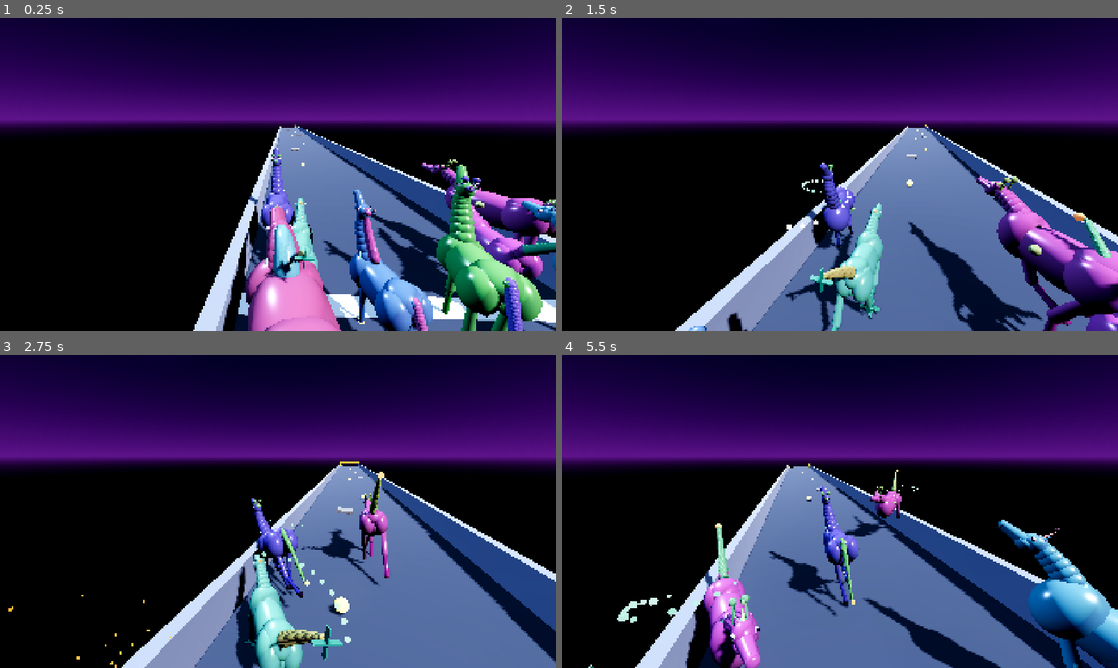
Above: before the commit, frames 1-4 (two rows, left to right).
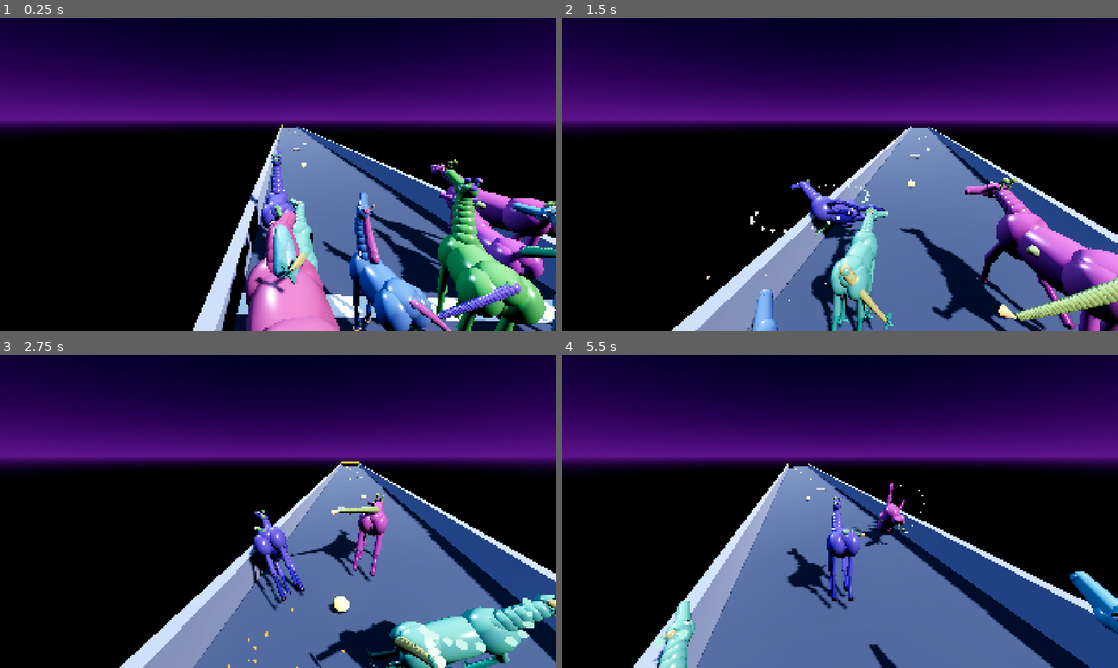
Above: after the commit, the same moments.

Repository: emilyvsemily/SpacePonies
Game: Godot game, scene res://scenes/Main.tscn
The game is run twice, just before and just after one commit, with the same random seed, the same clock (stepped at 60 frames per second) and the same inputs. This scene is started directly instead of the project's main scene.
Inputs:
- Up to frame 1 (0.25 s): no input
- Up to frame 2 (1.5 s): hold D (move_right) 0.53-1.28 s; tap E (ability) at 0.6, 1.35 s; tap Space (jump) at 0.77 s; hold S (move_back) from 1.28 s (still down)
- Up to frame 3 (2.75 s): tap Space (jump) at 1.52 s; release S (move_back) at 2.03 s; hold D (move_right) from 2.03 s (still down); tap E (ability) at 2.1 s
- Up to frame 4 (5.5 s): release D (move_right) at 2.78 s; hold W (move_forward) 2.78-3.53 s; tap E (ability) every 0.75 s from 2.85 to 5.1 s; tap Space (jump) at 3.02, 3.77, 4.52 s; hold A (move_left) 3.53-5.03 s; hold S (move_back) from 5.03 s (still down)

The runs differ from the first frame. In frame 1, 7.3% of the frame differs, in the area x 34-100%, y 34-100%; in frame 2, 11%; in frame 3, 12%; in frame 4, 14%, in the area x 4-100%, y 34-100%.

Commit message:
Ragdoll legs, chaotic multi-axis rolls, swooshier head/tail, 3-7 legs
Legs: the springs were tight enough that legs tracked their gait
target almost exactly, which reads as animation rather than as limbs
dangling in zero g. Loosened them a lot (hip 90/9 -> 26/3, knee
55/5 -> 16/1.8) so they lag, overshoot and keep swinging after the
target stops, and added an idle dangle term that doesn't scale to
zero with speed — a standing pony now drifts instead of locking
rigid.

Barrel rolls: the tumble axis came straight from the collision
normal crossed with velocity, so every hit rolled roughly the same
way. It now blends that with a random axis (and randomizes spin rate
and duration), so hits variously roll along the body, pitch it
end-over-end, or corkscrew across two axes. Mid-tumble the leg
springs go limp on top of that and the legs also splay sideways
instead of staying in the sagittal plane, so they read as genuinely
unattached rather than playing a flail animation.

Head and tail: were posed directly from a sine, so they moved *with*
the body and couldn't swoosh. They now chase a moving target through
their own spring-damper chains, so they lag the body and overshoot,
with much larger amplitudes. Turning throws them sideways — tracked
via per-frame yaw delta — so the tail whips out on corners and
settles after, and a tumble throws both around hard. This matters
most from behind, which is the angle the race camera actually sits
at.

Leg count: was 2/3/4; now usually 4 (~50%), often 3 (~20%), tapering
through 5 and 6 to a rare 7 (~5%). The old hardcoded per-count
layout table couldn't express that, so leg placement is generated:
rows walking front-to-back down the barrel, left/right pairs (odd
counts leave one centered), with phase offsets forming a travelling
wave so a 7-legged pony ripples like a centipede instead of stomping
in unison. Stats follow — extra pairs add handling/stamina and cost
speed, and chaos now scales with how far the count sits from 4.

Verified headless: leg counts build exactly as rolled including 6-
and 7-legged rigs, distribution over 400 rolls matches the intended
weighting, and a two-peer run still produces identical race results
on both clients now that leg_count and body_plan changed the seeded
sequence.

Co-Authored-By: Claude Opus 5 <noreply@anthropic.com>

Diff:
--- a/scripts/pony_controller.gd
+++ b/scripts/pony_controller.gd
@@ -43,15 +43,30 @@
 @export var ability_cooldown: float = 2.5
 @export var ability_recoil_kick: float = 3.0
 
-## Walk-cycle leg rig. Phase offsets are irregular on purpose — these legs
-## are mismatched, they shouldn't step in a clean tripod gait.
+## Walk-cycle leg rig. Springs are deliberately loose and underdamped —
+## these legs are dangling in zero gravity, so they should lag well behind
+## the gait target, overshoot it, and keep drifting after it stops, rather
+## than tracking it crisply. Stiffness/damping are the whole difference
+## between "animated legs" and "ragdoll legs".
 @export var leg_swing_freq: float = 9.0
 @export var leg_swing_amplitude: float = 0.9
 @export var knee_bend_amplitude: float = 1.1
-@export var hip_stiffness: float = 90.0
-@export var hip_damping: float = 9.0
-@export var knee_stiffness: float = 55.0
-@export var knee_damping: float = 5.0
+@export var hip_stiffness: float = 26.0
+@export var hip_damping: float = 3.0
+@export var knee_stiffness: float = 16.0
+@export var knee_damping: float = 1.8
+## Zero-g idle drift, so legs keep floating even at a standstill.
+@export var leg_idle_dangle: float = 0.22
+
+## Head and tail run their own spring-damper chains so they lag and whip
+## behind the body instead of moving with it — the swoosh.
+@export var head_stiffness: float = 34.0
+@export var head_damping: float = 3.4
+@export var tail_stiffness: float = 18.0
+@export var tail_damping: float = 1.9
+@export var tail_swoosh: float = 2.6
+## How hard turning throws the head and tail out sideways.
+@export var turn_whip: float = 7.0
 
 ## Ability-use "roll" kick: a small impulse-driven spring on the whole visual
 ## rig, always relaxing back toward neutral.
@@ -65,8 +80,15 @@
 @export var collision_roll_threshold: float = 3.0
 @export var barrel_roll_duration: float = 1.1
 @export var barrel_roll_spin_speed: float = 14.0
-@export var barrel_roll_flail_amount: float = 1.4
+@export var barrel_roll_flail_amount: float = 2.2
 @export var barrel_roll_retrigger_cooldown: float = 1.2
+## How much of the tumble axis is random rather than derived from the
+## impact. At 0 every hit rolls the same predictable way; higher mixes in
+## pitch and yaw so it tumbles end-over-end or corkscrews too.
+@export var barrel_roll_axis_chaos: float = 0.85
+## Springs go even looser mid-tumble — this is where the legs should look
+## genuinely unattached.
+@export var barrel_roll_limpness: float = 0.35
 
 @onready var visual: Node3D = $Visual
 @onready var camera: Camera3D = $SpringArm3D/Camera3D
@@ -93,6 +115,15 @@
 var _tail: Node3D = null
 var _head_pitch: float = 0.0
 var _tail_sway: float = 0.12
+
+## Spring state for the head/tail chains (angle + angular velocity per axis).
+var _head_angle: Vector3 = Vector3.ZERO
+var _head_vel: Vector3 = Vector3.ZERO
+var _tail_angle: Vector3 = Vector3.ZERO
+var _tail_vel: Vector3 = Vector3.ZERO
+## Yaw delta from the previous frame, used to whip head/tail on turns.
+var _turn_rate: float = 0.0
+var _prev_yaw: float = 0.0
 
 var food_collected: int = 0
 
@@ -304,6 +335,11 @@
 	move_and_slide()
 	_check_collision_roll()
 
+	# Yaw change this frame drives the head/tail whip below.
+	if delta > 0.0:
+		_turn_rate = wrapf(rotation.y - _prev_yaw, -PI, PI) / delta
+	_prev_yaw = rotation.y
+
 	var speed := Vector3(velocity.x, 0.0, velocity.z).length()
 	_update_leg_rig(delta, speed)
 	_update_roll(delta)
@@ -385,8 +421,20 @@
 	var spin_axis := normal.cross(incoming)
 	if spin_axis.length() < 0.05:
 		spin_axis = Vector3.UP
-	_barrel_roll_axis = spin_axis.normalized()
-	_barrel_roll_timer = barrel_roll_duration
+	spin_axis = spin_axis.normalized()
+	# Blend the impact-derived axis with a random one so hits don't all
+	# tumble the same way — some roll along the body, some pitch it
+	# end-over-end, some corkscrew across two axes at once.
+	var random_axis := Vector3(
+		randf_range(-1.0, 1.0), randf_range(-1.0, 1.0), randf_range(-1.0, 1.0)
+	)
+	if random_axis.length() < 0.05:
+		random_axis = Vector3.RIGHT
+	spin_axis = spin_axis.lerp(random_axis.normalized(), barrel_roll_axis_chaos * randf())
+	if spin_axis.length() < 0.05:
+		spin_axis = Vector3.UP
+	_barrel_roll_axis = spin_axis.normalized() * randf_range(0.7, 1.45)
+	_barrel_roll_timer = barrel_roll_duration * randf_range(0.8, 1.5)
 
 func _first_non_floor_normal() -> Vector3:
 	for i in get_slide_collision_count():
@@ -430,51 +478,94 @@
 func _update_leg_rig(delta: float, speed: float) -> void:
 	if _leg_hips.is_empty():
 		return
-	if _barrel_roll_timer > 0.0:
+	var speed_ratio: float = clamp(speed / max_speed, 0.0, 1.0)
+	var tumbling := _barrel_roll_timer > 0.0
+
+	# Mid-tumble the springs go limp, so the legs stop tracking any pose and
+	# just get dragged around by the body — the difference between legs
+	# playing a flail animation and legs that have given up entirely.
+	var limp: float = barrel_roll_limpness if tumbling else 1.0
+	var hip_k: float = hip_stiffness * limp
+	var hip_d: float = hip_damping * limp
+	var knee_k: float = knee_stiffness * limp
+	var knee_d: float = knee_damping * limp
+
+	if tumbling:
 		_flail_seed += delta * leg_swing_freq
-		for i in _leg_hips.size():
-			var flail_phase := _flail_seed * (1.3 + i * 0.4) + _leg_phase_offsets[i] * 2.0
-			var hip_target := sin(flail_phase) * barrel_roll_flail_amount
-			var hr := _spring_step(_hip_angle[i], _hip_vel[i], hip_target, hip_stiffness, hip_damping, delta)
-			_hip_angle[i] = hr.x
-			_hip_vel[i] = hr.y
-			_leg_hips[i].rotation.x = _hip_angle[i]
-
-			var knee_target := (sin(flail_phase * 1.7 + 1.0) * 0.5 + 0.5) * barrel_roll_flail_amount
-			var kr := _spring_step(_knee_angle[i], _knee_vel[i], knee_target, knee_stiffness, knee_damping, delta)
-			_knee_angle[i] = kr.x
-			_knee_vel[i] = kr.y
-			_leg_knees[i].rotation.x = _knee_angle[i]
-		return
-
-	var speed_ratio: float = clamp(speed / max_speed, 0.0, 1.0)
-	_walk_time += delta * leg_swing_freq * (0.3 + speed_ratio)
+	else:
+		_walk_time += delta * leg_swing_freq * (0.3 + speed_ratio)
+
 	for i in _leg_hips.size():
-		var phase := _walk_time + _leg_phase_offsets[i]
-
-		var hip_target := sin(phase) * leg_swing_amplitude * speed_ratio
-		var hr := _spring_step(_hip_angle[i], _hip_vel[i], hip_target, hip_stiffness, hip_damping, delta)
+		var hip_target: float
+		var knee_target: float
+		if tumbling:
+			# Each leg on its own frequency and axis mix, so they scatter
+			# rather than flailing in formation.
+			var f := _flail_seed * (1.3 + i * 0.37) + _leg_phase_offsets[i] * 2.0
+			hip_target = sin(f) * barrel_roll_flail_amount
+			knee_target = (sin(f * 1.7 + 1.0) * 0.5 + 0.5) * barrel_roll_flail_amount
+			# Legs also splay sideways in a tumble instead of staying in the
+			# sagittal plane.
+			_leg_hips[i].rotation.z = sin(f * 0.63 + i) * barrel_roll_flail_amount * 0.4
+		else:
+			var phase := _walk_time + _leg_phase_offsets[i]
+			# The idle term never scales to zero with speed, so legs keep
+			# drifting in zero g at a standstill instead of locking rigid.
+			var dangle := sin(_walk_time * 0.23 + i * 1.7) * leg_idle_dangle
+			hip_target = sin(phase) * leg_swing_amplitude * speed_ratio + dangle
+			knee_target = maxf(sin(phase - 0.6), 0.0) * knee_bend_amplitude * speed_ratio \
+				+ absf(dangle) * 0.5
+			_leg_hips[i].rotation.z = lerpf(_leg_hips[i].rotation.z, 0.0, clampf(delta * 4.0, 0.0, 1.0))
+
+		var hr := _spring_step(_hip_angle[i], _hip_vel[i], hip_target, hip_k, hip_d, delta)
 		_hip_angle[i] = hr.x
 		_hip_vel[i] = hr.y
 		_leg_hips[i].rotation.x = _hip_angle[i]
 
-		var knee_target: float = maxf(sin(phase - 0.6), 0.0) * knee_bend_amplitude * speed_ratio
-		var kr := _spring_step(_knee_angle[i], _knee_vel[i], knee_target, knee_stiffness, knee_damping, delta)
+		var kr := _spring_step(_knee_angle[i], _knee_vel[i], knee_target, knee_k, knee_d, delta)
 		_knee_angle[i] = kr.x
 		_knee_vel[i] = kr.y
 		_leg_knees[i].rotation.x = _knee_angle[i]
 
-	_update_head_and_tail(speed_ratio)
-
-## Head nod and tail sway riding the same gait clock. Scaled by speed so a
-## standing pony settles rather than swishing in place.
-func _update_head_and_tail(speed_ratio: float) -> void:
+	_update_head_and_tail(delta, speed_ratio, tumbling)
+
+## Head and tail chase a moving target through their own springs rather
+## than being posed directly, so they lag the body, overshoot, and keep
+## swinging after it stops — the swoosh. Turning throws them sideways
+## (the whip), and a tumble throws them everywhere.
+func _update_head_and_tail(delta: float, speed_ratio: float, tumbling: bool) -> void:
+	var whip: float = clampf(_turn_rate * turn_whip, -1.6, 1.6)
+	var limp: float = 0.45 if tumbling else 1.0
+	var energy: float = 0.35 + speed_ratio
+	if tumbling:
+		energy = 1.8
+
 	if _head != null:
-		_head.rotation.x = _head_pitch + sin(_walk_time + 0.6) * 0.06 * speed_ratio
-		_head.rotation.z = sin(_walk_time * 0.42) * 0.05 * speed_ratio
+		var head_target := Vector3(
+			_head_pitch + sin(_walk_time * 0.9 + 0.6) * 0.22 * energy,
+			-whip * 0.5,
+			sin(_walk_time * 0.42) * 0.2 * energy + whip * 0.35
+		)
+		var hx := _spring_step(_head_angle.x, _head_vel.x, head_target.x, head_stiffness * limp, head_damping * limp, delta)
+		var hy := _spring_step(_head_angle.y, _head_vel.y, head_target.y, head_stiffness * limp, head_damping * limp, delta)
+		var hz := _spring_step(_head_angle.z, _head_vel.z, head_target.z, head_stiffness * limp, head_damping * limp, delta)
+		_head_angle = Vector3(hx.x, hy.x, hz.x)
+		_head_vel = Vector3(hx.y, hy.y, hz.y)
+		_head.rotation = _head_angle
+
 	if _tail != null:
-		_tail.rotation.z = sin(_walk_time * 0.62) * _tail_sway * (0.3 + speed_ratio)
-		_tail.rotation.x = sin(_walk_time * 0.5 + 1.1) * _tail_sway * 0.45 * (0.3 + speed_ratio)
+		var sway: float = _tail_sway * tail_swoosh
+		var tail_target := Vector3(
+			sin(_walk_time * 0.5 + 1.1) * sway * 0.5 * energy,
+			whip * 0.8,
+			sin(_walk_time * 0.62) * sway * energy - whip * 0.9
+		)
+		var tx := _spring_step(_tail_angle.x, _tail_vel.x, tail_target.x, tail_stiffness * limp, tail_damping * limp, delta)
+		var ty := _spring_step(_tail_angle.y, _tail_vel.y, tail_target.y, tail_stiffness * limp, tail_damping * limp, delta)
+		var tz := _spring_step(_tail_angle.z, _tail_vel.z, tail_target.z, tail_stiffness * limp, tail_damping * limp, delta)
+		_tail_angle = Vector3(tx.x, ty.x, tz.x)
+		_tail_vel = Vector3(tx.y, ty.y, tz.y)
+		_tail.rotation = _tail_angle
 
 func _update_wacky_wobble(delta: float, speed: float) -> void:
 	if visual == null:
--- a/scripts/pony_genome.gd
+++ b/scripts/pony_genome.gd
@@ -41,8 +41,19 @@
 	var g := PonyGenome.new()
 
 	g.body_plan = BODY_PLANS[randi() % BODY_PLANS.size()]
+	# Usually 4, often 3, and a long tail of extra pairs up to 7 — a
+	# 7-legged pony should feel like a rare find, not the norm.
 	var leg_r := randf()
-	g.leg_count = 2 if leg_r < 0.14 else (3 if leg_r < 0.62 else 4)
+	if leg_r < 0.20:
+		g.leg_count = 3
+	elif leg_r < 0.70:
+		g.leg_count = 4
+	elif leg_r < 0.85:
+		g.leg_count = 5
+	elif leg_r < 0.95:
+		g.leg_count = 6
+	else:
+		g.leg_count = 7
 	g.leg_type = LEG_TYPES[randi() % LEG_TYPES.size()]
 	g.tail_type = TAIL_TYPES[randi() % TAIL_TYPES.size()]
 	g.size = randf_range(0.8, 1.3)
@@ -67,12 +78,18 @@
 		"propeller-feet": acceleration += 12.0
 		"tentacles": handling += 12.0
 		"hooves": stamina += 12.0
-	if g.leg_count == 2:
+	if g.leg_count == 3:
 		acceleration += 8.0
-		handling -= 10.0
+		handling -= 8.0
 	elif g.leg_count == 4:
 		handling += 8.0
 		stamina += 4.0
+	else:
+		# Extra pairs grip and endure but drag: more legs, more mess.
+		var extra := float(g.leg_count - 4)
+		handling += extra * 4.0
+		stamina += extra * 3.0
+		speed -= extra * 3.0
 
 	# Build flavors the stats: the draft cob carries, the colt runs, the
 	# willowy one turns.
@@ -94,7 +111,7 @@
 	if g.gills: mutations += 1
 	if g.antigrav_horn: mutations += 1
 	wackiness += mutations * 7.0
-	if g.leg_count == 2: wackiness += 10.0
+	wackiness += absf(float(g.leg_count) - 4.0) * 7.0
 	if g.leg_type == "tentacles": wackiness += 6.0
 
 	g.stat_speed = _clamp_stat(speed)
--- a/scripts/pony_rig_builder.gd
+++ b/scripts/pony_rig_builder.gd
@@ -91,23 +91,35 @@
 	}
 }
 
-## Where each leg sits, per leg count. 4 legs is the real quadruped stance
-## (front/hind pairs, diagonal trot pairing). Fewer legs drop front ones
-## first, since the haunches are load-bearing for the rear silhouette.
-const LEG_SLOTS := {
-	2: [{"sx": 0.0, "front": true, "phase": 0.0}, {"sx": 0.0, "front": false, "phase": PI}],
-	3: [
-		{"sx": 0.0, "front": true, "phase": 0.0},
-		{"sx": -1.0, "front": false, "phase": PI},
-		{"sx": 1.0, "front": false, "phase": PI * 0.5}
-	],
-	4: [
-		{"sx": -1.0, "front": true, "phase": 0.0},
-		{"sx": 1.0, "front": true, "phase": PI},
-		{"sx": -1.0, "front": false, "phase": PI},
-		{"sx": 1.0, "front": false, "phase": 0.0}
-	]
-}
+## Leg placement for any count from 3 up. Legs are laid out in rows walking
+## front-to-back along the barrel, each row a left/right pair (an odd count
+## leaves one row with a single centered leg). 4 legs lands on the normal
+## quadruped stance; beyond that the extra pairs fill in along the middle
+## and the phase offsets form a travelling wave, so a 7-legged pony ripples
+## like a centipede instead of stomping in unison.
+static func _leg_slots(count: int, plan: Dictionary) -> Array:
+	var rows: int = int(ceil(count / 2.0))
+	var slots: Array = []
+	var placed := 0
+	for row in rows:
+		var t: float = 0.0 if rows <= 1 else float(row) / float(rows - 1)
+		var z: float = lerpf(plan.stance_zf, plan.stance_zh, t)
+		var x_spread: float = lerpf(plan.stance_xf, plan.stance_xh, t)
+		var splay: float = lerpf(plan.splay_f, plan.splay_h, t)
+		var remaining := count - placed
+		# Travelling wave down the body; left/right in a row are opposed so
+		# each pair still reads as a diagonal step.
+		var row_phase: float = float(row) * PI * 0.7
+		if remaining == 1:
+			slots.append({"x": 0.0, "z": z, "splay": 0.0, "phase": row_phase})
+			placed += 1
+		else:
+			slots.append({"x": -x_spread, "z": z, "splay": -splay, "phase": row_phase})
+			slots.append({"x": x_spread, "z": z, "splay": splay, "phase": row_phase + PI})
+			placed += 2
+		if placed >= count:
+			break
+	return slots
 
 static var _shared_blob_mesh: SphereMesh
 
@@ -282,17 +294,12 @@
 	var leg_hips: Array[Node3D] = []
 	var leg_knees: Array[Node3D] = []
 	var leg_phase_offsets: Array[float] = []
-	var slots: Array = LEG_SLOTS[genome.leg_count]
+	var slots: Array = _leg_slots(genome.leg_count, plan)
 	for slot in slots:
-		var front: bool = slot.front
 		var hip := Node3D.new()
 		hip.name = "LegHip"
-		hip.position = Vector3(
-			slot.sx * (plan.stance_xf if front else plan.stance_xh),
-			plan.hip_y,
-			plan.stance_zf if front else plan.stance_zh
-		)
-		hip.rotation.z = slot.sx * (plan.splay_f if front else plan.splay_h)
+		hip.position = Vector3(slot.x, plan.hip_y, slot.z)
+		hip.rotation.z = slot.splay
 		body.add_child(hip)
 
 		var upper_len: float = plan.leg_len * 0.55
